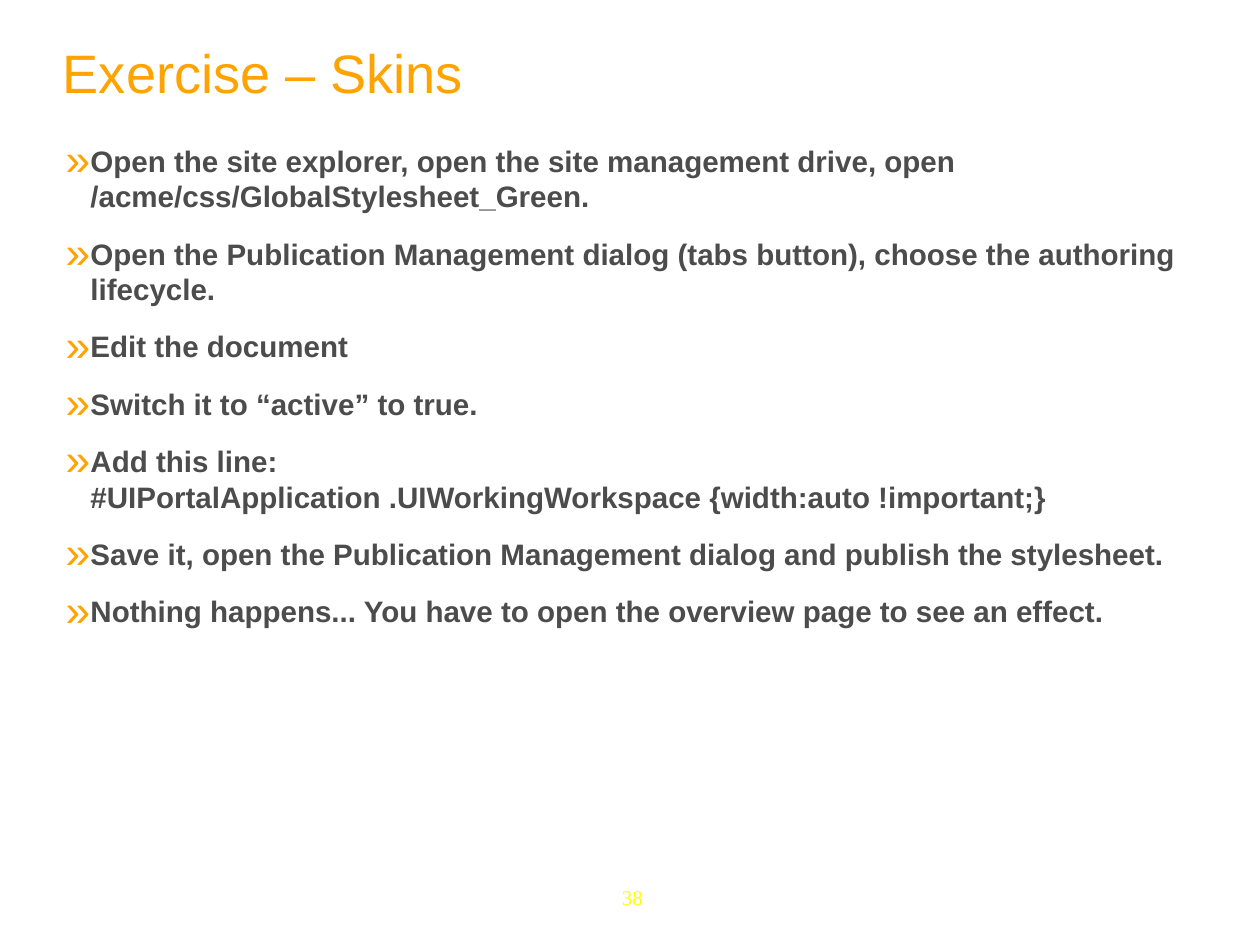
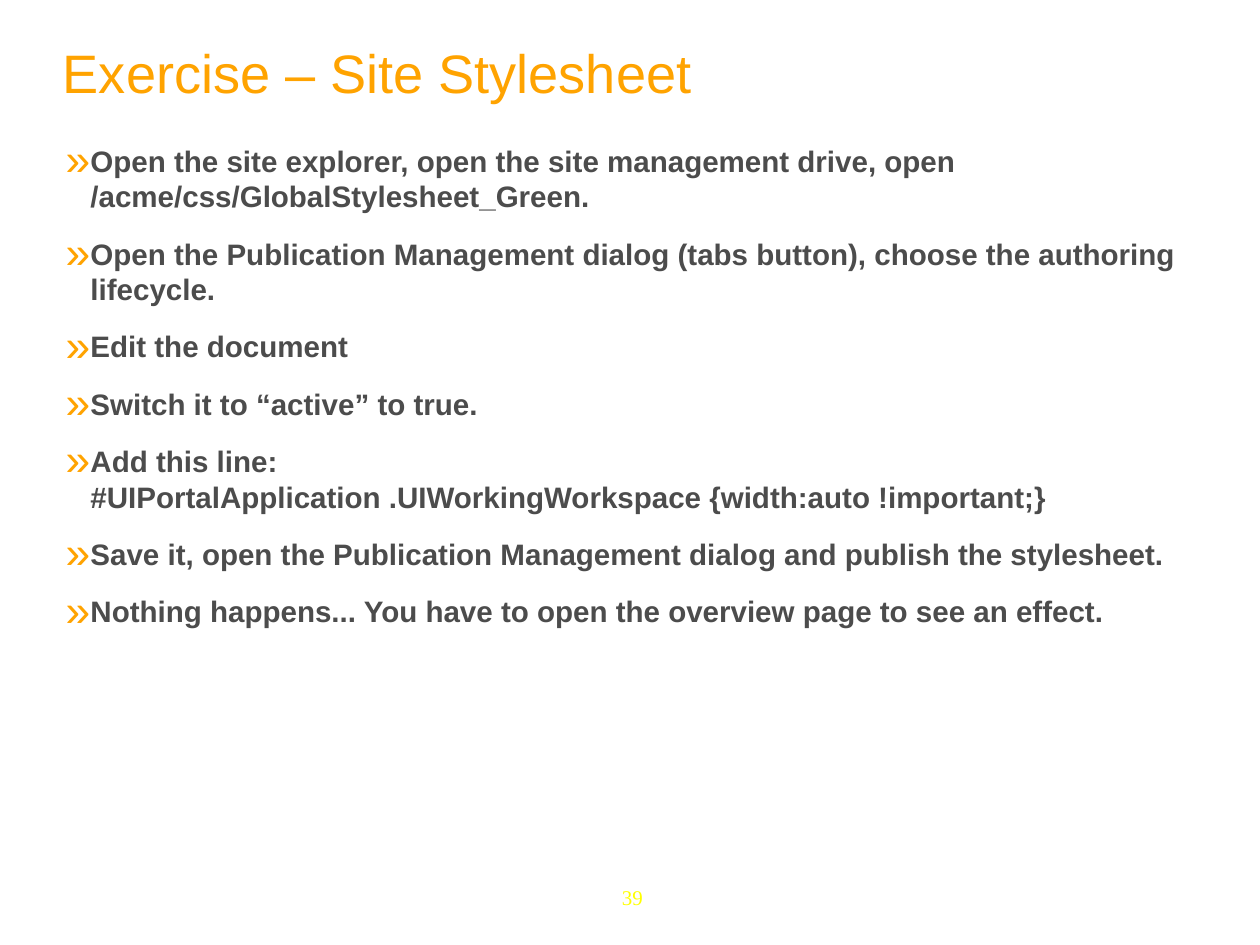
Before and after one commit to anhvurz90/training, a slide deck: slide 39 of exo-developer/220-customization/slides/220-customization-XDev-en.ppt (slide 38 before the commit). Drawn at 1260x945 pixels with LibreOffice and Linux fonts; fonts in the diff are those of the drawing; background and template pictures are left out. Boxes give left, top, right and bottom in pixels: in the first picture for what was removed or moved away, otherwise in the second. Text is boxed around its words. In the diff, an @@ line names an element or a change of style, - is before the commit and + after.

```diff
--- a/exo-developer/220-customization/slides/220-customization-XDev-en.ppt
+++ b/exo-developer/220-customization/slides/220-customization-XDev-en.ppt
@@ text at bbox=[63, 53, 692, 103]: text changed @@
-Exercise – Skins
+Exercise – Site Stylesheet
@@ page number at bbox=[622, 891, 643, 906]: text changed @@
-38
+39
```
Also in this commit, not shown: 4 other slides changed.
